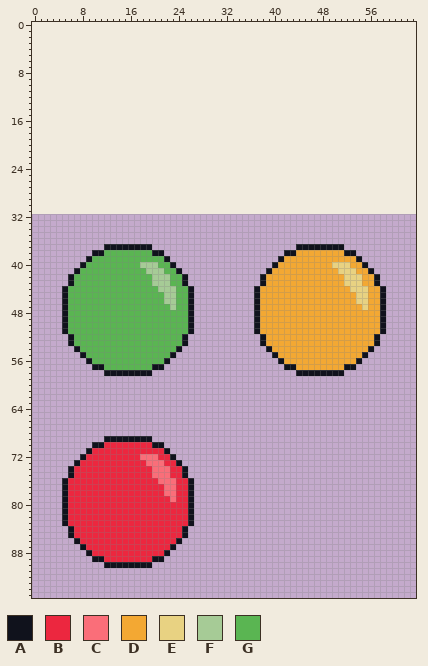
Edited in one commit: sprite sheet (Assets/Button.png). That is the earlier state.
The file is 64x64 pixels. The old version is drawn lined up with the new one, on the new canvas.
Palette (. is transparent): A #10121c  B #ec273f  C #fa6e79  D #f3a833  E #e8d282  F #a6cb96  G #5ab552
Pixels before (only the part around the change), first column x 0:
 0 ................................................................
 1 ................................................................
 2 ................................................................
 3 ................................................................
 4 ................................................................
 5 ................................................................
 6 ................................................................
 7 ................................................................
 8 ................................................................
 9 ................................................................
10 ................................................................
11 ................................................................
12 ................................................................
13 ................................................................
14 ................................................................
15 ................................................................
16 ................................................................
17 ................................................................
18 ................................................................
19 ................................................................
20 ................................................................
21 ................................................................
22 ................................................................
23 ................................................................
24 ................................................................
25 ................................................................
26 ................................................................
27 ................................................................
28 ................................................................
29 ................................................................
30 ................................................................
31 ................................................................
32 ................................................................
33 ................................................................
34 ................................................................
35 ................................................................
36 ................................................................
37 ............AAAAAAAA........................AAAAAAAA............
38 ..........AAGGGGGGGGAA....................AADDDDDDDDAA..........
39 .........AGGGGGGGGGGGGA..................ADDDDDDDDDDDDA.........
40 ........AGGGGGGGGGFFFGGA................ADDDDDDDDDEEEDDA........
41 .......AGGGGGGGGGGGFFFGGA..............ADDDDDDDDDDDEEEDDA.......
42 ......AGGGGGGGGGGGGGFFFGGA............ADDDDDDDDDDDDDEEEDDA......
43 ......AGGGGGGGGGGGGGFFFGGA............ADDDDDDDDDDDDDEEEDDA......
44 .....AGGGGGGGGGGGGGGGFFFGGA..........ADDDDDDDDDDDDDDDEEEDDA.....
45 .....AGGGGGGGGGGGGGGGGFFGGA..........ADDDDDDDDDDDDDDDDEEDDA.....
46 .....AGGGGGGGGGGGGGGGGFFGGA..........ADDDDDDDDDDDDDDDDEEDDA.....
47 .....AGGGGGGGGGGGGGGGGGFGGA..........ADDDDDDDDDDDDDDDDDEDDA.....
48 .....AGGGGGGGGGGGGGGGGGGGGA..........ADDDDDDDDDDDDDDDDDDDDA.....
49 .....AGGGGGGGGGGGGGGGGGGGGA..........ADDDDDDDDDDDDDDDDDDDDA.....
50 .....AGGGGGGGGGGGGGGGGGGGGA..........ADDDDDDDDDDDDDDDDDDDDA.....
51 .....AGGGGGGGGGGGGGGGGGGGGA..........ADDDDDDDDDDDDDDDDDDDDA.....
52 ......AGGGGGGGGGGGGGGGGGGA............ADDDDDDDDDDDDDDDDDDA......
53 ......AGGGGGGGGGGGGGGGGGGA............ADDDDDDDDDDDDDDDDDDA......
54 .......AGGGGGGGGGGGGGGGGA..............ADDDDDDDDDDDDDDDDA.......
55 ........AGGGGGGGGGGGGGGA................ADDDDDDDDDDDDDDA........
56 .........AGGGGGGGGGGGGA..................ADDDDDDDDDDDDA.........
57 ..........AAGGGGGGGGAA....................AADDDDDDDDAA..........
58 ............AAAAAAAA........................AAAAAAAA............
59 ................................................................
60 ................................................................
61 ................................................................
62 ................................................................
63 ................................................................
64 ................................................................
65 ................................................................
66 ................................................................
67 ................................................................
68 ................................................................
69 ............AAAAAAAA............................................
70 ..........AABBBBBBBBAA..........................................
71 .........ABBBBBBBBBBBBA.........................................
72 ........ABBBBBBBBBCCCBBA........................................
73 .......ABBBBBBBBBBBCCCBBA.......................................
74 ......ABBBBBBBBBBBBBCCCBBA......................................
75 ......ABBBBBBBBBBBBBCCCBBA......................................
76 .....ABBBBBBBBBBBBBBBCCCBBA.....................................
77 .....ABBBBBBBBBBBBBBBBCCBBA.....................................
78 .....ABBBBBBBBBBBBBBBBCCBBA.....................................
79 .....ABBBBBBBBBBBBBBBBBCBBA.....................................
80 .....ABBBBBBBBBBBBBBBBBBBBA.....................................
81 .....ABBBBBBBBBBBBBBBBBBBBA.....................................
82 .....ABBBBBBBBBBBBBBBBBBBBA.....................................
83 .....ABBBBBBBBBBBBBBBBBBBBA.....................................
84 ......ABBBBBBBBBBBBBBBBBBA......................................
85 ......ABBBBBBBBBBBBBBBBBBA......................................
86 .......ABBBBBBBBBBBBBBBBA.......................................
87 ........ABBBBBBBBBBBBBBA........................................
88 .........ABBBBBBBBBBBBA.........................................
89 ..........AABBBBBBBBAA..........................................
90 ............AAAAAAAA............................................
91 ................................................................
92 ................................................................
93 ................................................................
94 ................................................................
95 ................................................................
New version:
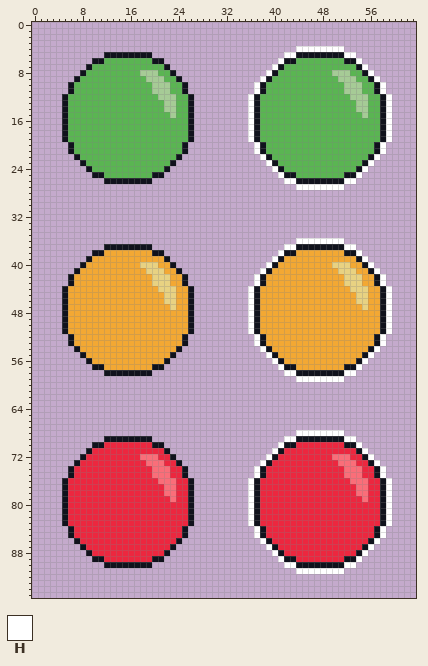
Colours new in this view: H #ffffff
The commit says: row of buttons
Diff:
canvas 64x64 -> 64x96, the old top-left corner now at 0,32
Changed rows in their new state; - is an unchanged pixel.
first column x 5:
 4 ---------------------------------------HHHHHHHH--------
 5 -------AAAAAAAA----------------------HHAAAAAAAAHH------
 6 -----AAGGGGGGGGAA-------------------HAAGGGGGGGGAAH-----
 7 ----AGGGGGGGGGGGGA-----------------HAGGGGGGGGGGGGAH----
 8 ---AGGGGGGGGGFFFGGA---------------HAGGGGGGGGGFFFGGAH---
 9 --AGGGGGGGGGGGFFFGGA-------------HAGGGGGGGGGGGFFFGGAH--
10 -AGGGGGGGGGGGGGFFFGGA-----------HAGGGGGGGGGGGGGFFFGGAH-
11 -AGGGGGGGGGGGGGFFFGGA-----------HAGGGGGGGGGGGGGFFFGGAH-
12 AGGGGGGGGGGGGGGGFFFGGA---------HAGGGGGGGGGGGGGGGFFFGGAH
13 AGGGGGGGGGGGGGGGGFFGGA---------HAGGGGGGGGGGGGGGGGFFGGAH
14 AGGGGGGGGGGGGGGGGFFGGA---------HAGGGGGGGGGGGGGGGGFFGGAH
15 AGGGGGGGGGGGGGGGGGFGGA---------HAGGGGGGGGGGGGGGGGGFGGAH
16 AGGGGGGGGGGGGGGGGGGGGA---------HAGGGGGGGGGGGGGGGGGGGGAH
17 AGGGGGGGGGGGGGGGGGGGGA---------HAGGGGGGGGGGGGGGGGGGGGAH
18 AGGGGGGGGGGGGGGGGGGGGA---------HAGGGGGGGGGGGGGGGGGGGGAH
19 AGGGGGGGGGGGGGGGGGGGGA---------HAGGGGGGGGGGGGGGGGGGGGAH
20 -AGGGGGGGGGGGGGGGGGGA-----------HAGGGGGGGGGGGGGGGGGGAH-
21 -AGGGGGGGGGGGGGGGGGGA-----------HAGGGGGGGGGGGGGGGGGGAH-
22 --AGGGGGGGGGGGGGGGGA-------------HAGGGGGGGGGGGGGGGGAH--
23 ---AGGGGGGGGGGGGGGA---------------HAGGGGGGGGGGGGGGAH---
24 ----AGGGGGGGGGGGGA-----------------HAGGGGGGGGGGGGAH----
25 -----AAGGGGGGGGAA-------------------HAAGGGGGGGGAAH-----
26 -------AAAAAAAA----------------------HHAAAAAAAAHH------
27 ---------------------------------------HHHHHHHH--------
first column x 6:
36 --------------------------------------HHHHHHHH--------
37 ------------------------------------HH--------HH------
38 ------DDDDDDDD---------------------H------------H-----
39 ----DDDDDDDDDDDD------------------H--------------H----
40 ---DDDDDDDDDEEEDD----------------H----------------H---
41 --DDDDDDDDDDDEEEDD--------------H------------------H--
42 -DDDDDDDDDDDDDEEEDD------------H--------------------H-
43 -DDDDDDDDDDDDDEEEDD------------H--------------------H-
44 DDDDDDDDDDDDDDDEEEDD----------H----------------------H
45 DDDDDDDDDDDDDDDDEEDD----------H----------------------H
46 DDDDDDDDDDDDDDDDEEDD----------H----------------------H
47 DDDDDDDDDDDDDDDDDEDD----------H----------------------H
48 DDDDDDDDDDDDDDDDDDDD----------H----------------------H
49 DDDDDDDDDDDDDDDDDDDD----------H----------------------H
50 DDDDDDDDDDDDDDDDDDDD----------H----------------------H
51 DDDDDDDDDDDDDDDDDDDD----------H----------------------H
52 -DDDDDDDDDDDDDDDDDD------------H--------------------H-
53 -DDDDDDDDDDDDDDDDDD------------H--------------------H-
54 --DDDDDDDDDDDDDDDD--------------H------------------H--
55 ---DDDDDDDDDDDDDD----------------H----------------H---
56 ----DDDDDDDDDDDD------------------H--------------H----
57 ------DDDDDDDD---------------------H------------H-----
58 ------------------------------------HH--------HH------
59 --------------------------------------HHHHHHHH--------
first column x 36:
68 --------HHHHHHHH--------
69 ------HHAAAAAAAAHH------
70 -----HAABBBBBBBBAAH-----
71 ----HABBBBBBBBBBBBAH----
72 ---HABBBBBBBBBCCCBBAH---
73 --HABBBBBBBBBBBCCCBBAH--
74 -HABBBBBBBBBBBBBCCCBBAH-
75 -HABBBBBBBBBBBBBCCCBBAH-
76 HABBBBBBBBBBBBBBBCCCBBAH
77 HABBBBBBBBBBBBBBBBCCBBAH
78 HABBBBBBBBBBBBBBBBCCBBAH
79 HABBBBBBBBBBBBBBBBBCBBAH
80 HABBBBBBBBBBBBBBBBBBBBAH
81 HABBBBBBBBBBBBBBBBBBBBAH
82 HABBBBBBBBBBBBBBBBBBBBAH
83 HABBBBBBBBBBBBBBBBBBBBAH
84 -HABBBBBBBBBBBBBBBBBBAH-
85 -HABBBBBBBBBBBBBBBBBBAH-
86 --HABBBBBBBBBBBBBBBBAH--
87 ---HABBBBBBBBBBBBBBAH---
88 ----HABBBBBBBBBBBBAH----
89 -----HAABBBBBBBBAAH-----
90 ------HHAAAAAAAAHH------
91 --------HHHHHHHH--------
